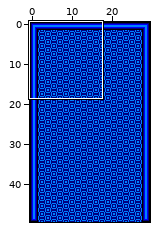
Two versions of a level (Tiled map, assets/level-01-background.tmx). Above, an overview of the earlier version with the close-up marked.
Close-up. Before:
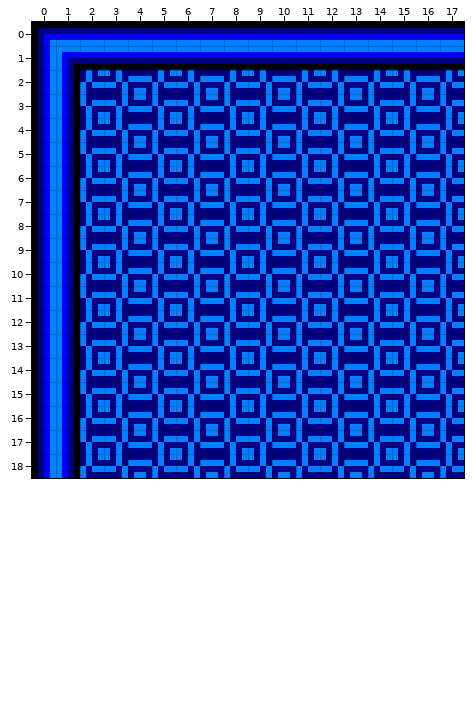
Cells are 4x4 px. Shown: x 0..17, y 0..18. The commit also changed other parts of the map, which this record leaves out.
New version:
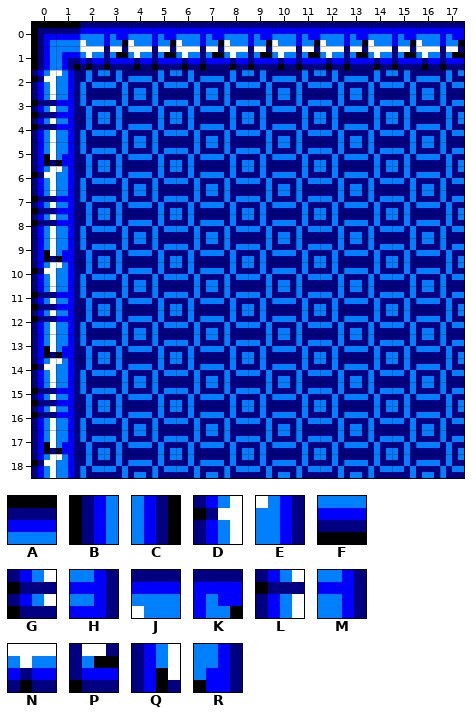
Key: from "tileset": A 41, B 45, C 46, D 47, E 48, F 62, G 67, H 68, J 85, K 86, L 87, M 88, N 105, P 106, Q 107, R 108.
_ is an empty cell, . an unchanged one.
Difference:
--- layer "Tile Layer 1"
@@ x 0..17 @@
- 0 ..AAAAAAAAAAAAAAAA
- 1 ..FFFFFFFFFFFFFFFF
- 2 BC................
- 3 BC................
- 4 BC................
- 5 BC................
- 6 BC................
- 7 BC................
- 8 BC................
- 9 BC................
-10 BC................
-11 BC................
-12 BC................
-13 BC................
-14 BC................
-15 BC................
-16 BC................
-17 BC................
-18 BC................
+ 0 ..JKJKJKJKJKJKJKJK
+ 1 ..NPNPNPNPNPNPNPNP
+ 2 DE................
+ 3 GH................
+ 4 LM................
+ 5 QR................
+ 6 DE................
+ 7 GH................
+ 8 LM................
+ 9 QR................
+10 DE................
+11 GH................
+12 LM................
+13 QR................
+14 DE................
+15 GH................
+16 LM................
+17 QR................
+18 DE................
Changed places in both close-ups, as pixel boxes (x1, y1, x2, y2):
changed: (32, 22, 464, 478)
